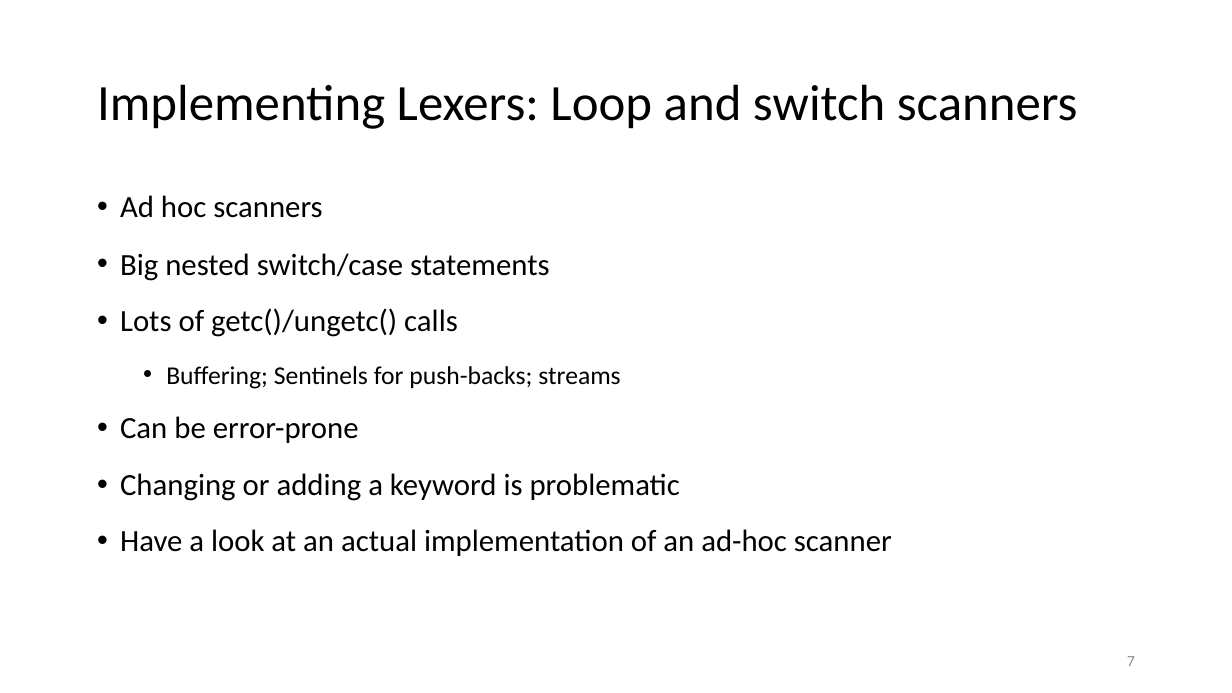
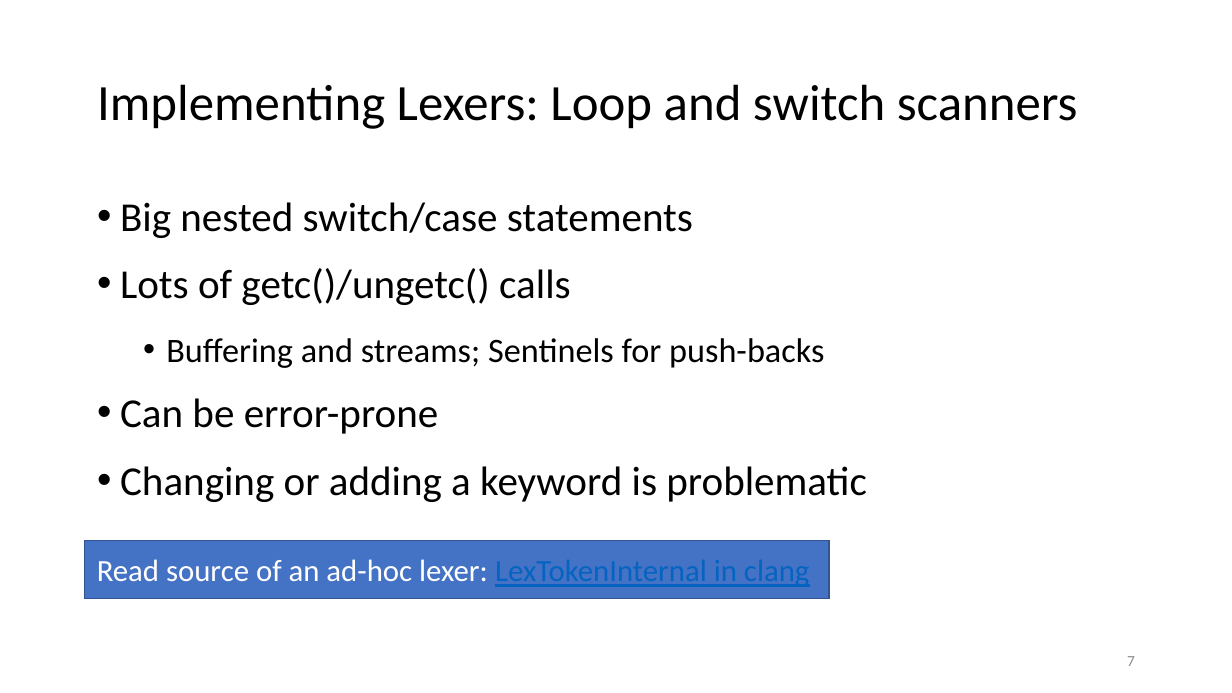
Before and after one commit to anoopsarkar/compilers-class, a slide deck: slide 7 of assets/ppt/lex/lex1-regexp-intro.pptx. Drawn at 1232x693 pixels with LibreOffice and Linux fonts; fonts in the diff are those of the drawing. Boxes give left, top, right and bottom in pixels: in the first picture for what was removed or moved away, otherwise in the second. Text is boxed around its words. In the diff, an @@ line names an element or a change of style, - is before the commit and + after.

```diff
--- a/assets/ppt/lex/lex1-regexp-intro.pptx
+++ b/assets/ppt/lex/lex1-regexp-intro.pptx
@@ text at [120, 195, 322, 218]: paragraph removed @@
-• Ad hoc scanners
@@ text at [120, 202, 867, 502]: size 18 to 24 pt in "Big nested switch/case statements", "Lots of getc()/ungetc() calls", "Can be error-prone", "Changing or adding a keyword is problematic" @@
@@ text at [166, 338, 824, 368]: text changed; size 15 to 20 pt @@
-  • Buffering; Sentinels for push-backs; streams
+  • Buffering and streams; Sentinels for push-backs
@@ text at [120, 529, 892, 556]: paragraph removed @@
-• Have a look at an actual implementation of an ad-hoc scanner
@@ rectangle added at [85, 541, 829, 599], fill #4472C4, outline #325491 1 pt, 18 pt, text #FFFFFF @@
+Read source of an ad-hoc lexer: LexTokenInternal in clang
```
Also in this commit, not shown: 12 other slides changed, 1 other file.
